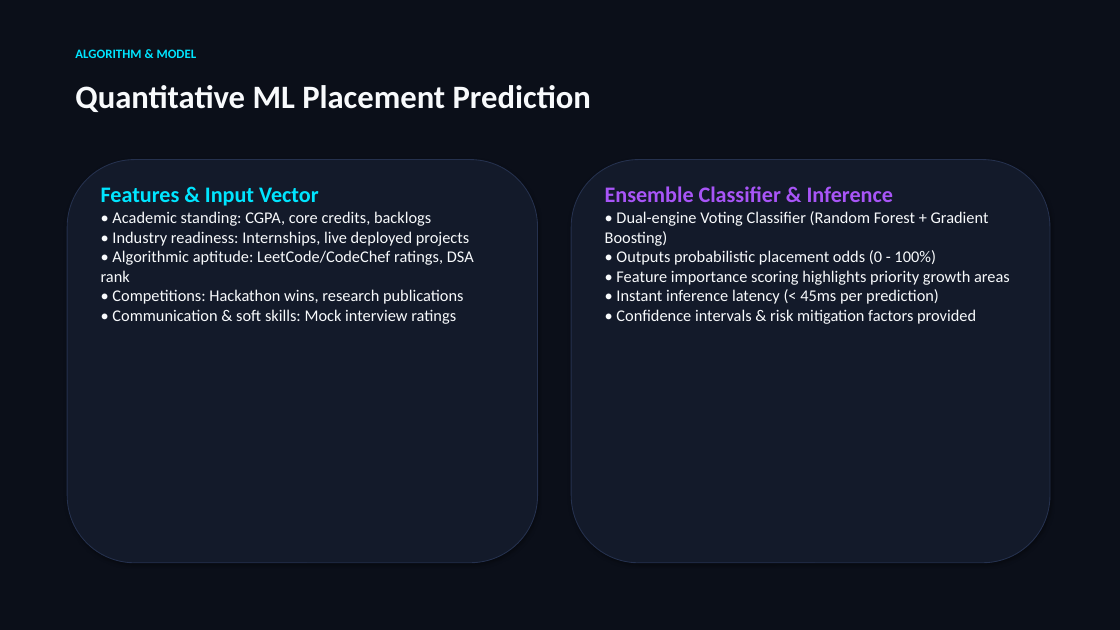
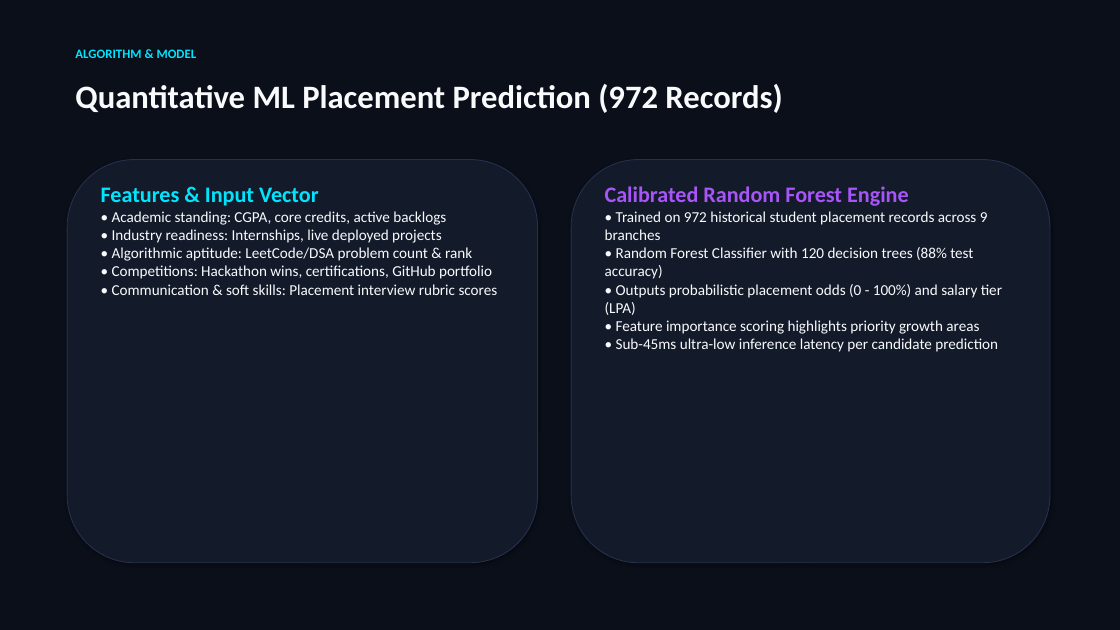
Before and after one commit to dileepbommali16-ops/pathfinder, a slide deck: slide 5 of Pathfinder_Presentation_Dileep_Bommali.pptx. Drawn at 1120x630 pixels with LibreOffice and Linux fonts; fonts in the diff are those of the drawing. Boxes give left, top, right and bottom in pixels: in the first picture for what was removed or moved away, otherwise in the second. Text is boxed around its words. In the diff, an @@ line names an element or a change of style, - is before the commit and + after.

```diff
--- a/Pathfinder_Presentation_Dileep_Bommali.pptx
+++ b/Pathfinder_Presentation_Dileep_Bommali.pptx
@@ text at (75, 84, 782, 113): text changed @@
-Quantitative ML Placement Prediction
+Quantitative ML Placement Prediction (972 Records)
@@ text at (605, 186, 1002, 315): text changed; size 14 to 13 pt @@
-Ensemble Classifier & Inference
-• Dual-engine Voting Classifier (Random Forest + Gradient Boosting)
-• Outputs probabilistic placement odds (0 - 100%)
+Calibrated Random Forest Engine
+• Trained on 972 historical student placement records across 9 branches
+• Random Forest Classifier with 120 decision trees (88% test accuracy)
+• Outputs probabilistic placement odds (0 - 100%) and salary tier (LPA)
@@ text at (112, 211, 446, 225): text changed; size 14 to 13 pt @@
-• Academic standing: CGPA, core credits, backlogs
+• Academic standing: CGPA, core credits, active backlogs
@@ text at (112, 229, 442, 243): size 14 to 13 pt in "• Industry readiness: Internships, live deployed projects" @@
@@ text at (112, 247, 498, 295): text changed; size 14 to 13 pt @@
-• Algorithmic aptitude: LeetCode/CodeChef ratings, DSA rank
-• Competitions: Hackathon wins, research publications
-• Communication & soft skills: Mock interview ratings
+• Algorithmic aptitude: LeetCode/DSA problem count & rank
+• Competitions: Hackathon wins, certifications, GitHub portfolio
+• Communication & soft skills: Placement interview rubric scores
@@ text at (616, 320, 979, 334): size 14 to 13 pt in "• Feature importance scoring highlights priority growth ..." @@
@@ text at (616, 338, 998, 352): text changed; size 14 to 13 pt @@
-• Instant inference latency (< 45ms per prediction)
-• Confidence intervals & risk mitigation factors provided
+• Sub-45ms ultra-low inference latency per candidate prediction
```
Also in this commit, not shown: 4 other slides changed, 1 slide added, 1 slide removed, 5 other files.
